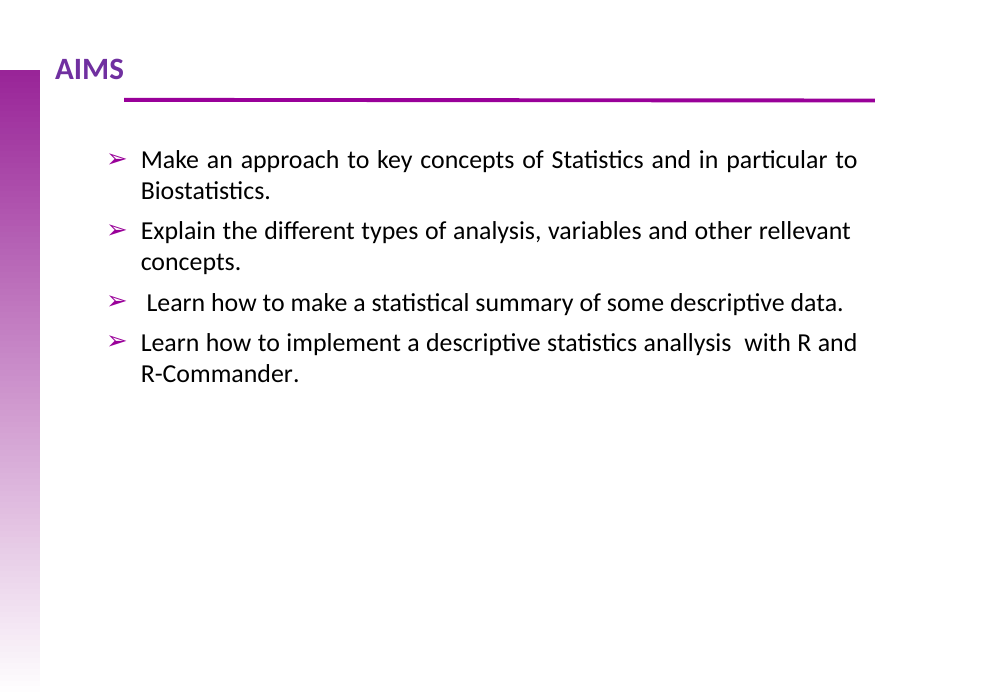
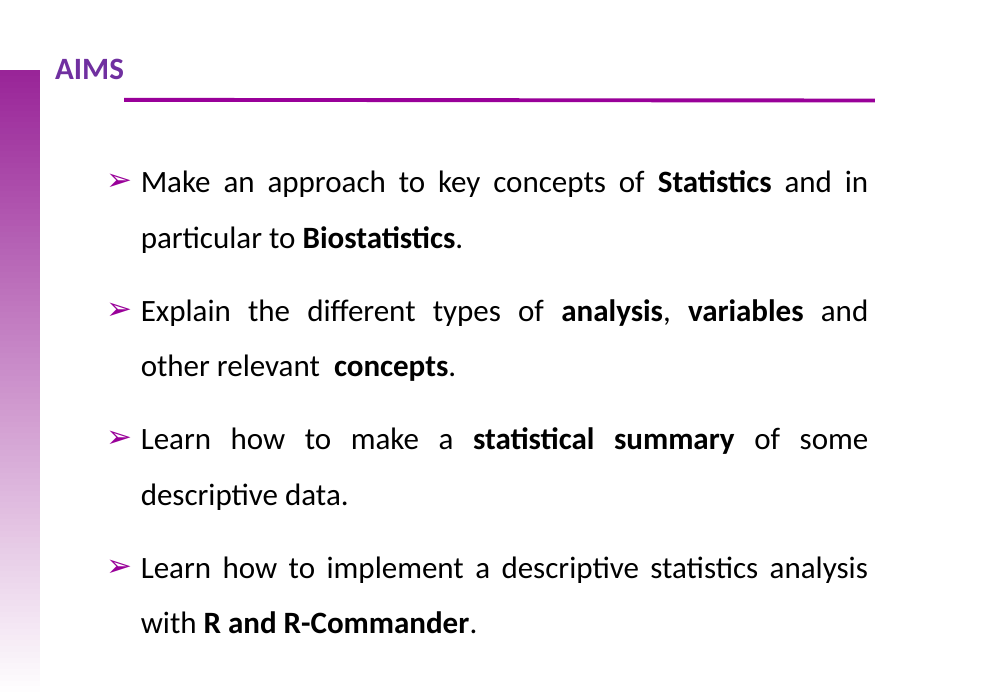
Before and after one commit to uebvhir/Course_Basic_Statistics-VHIO-2019, a slide deck: slide 2 of Sessio_2/EBB_2018_Session_2_Descriptive_analysis.ppt. Drawn at 1008x698 pixels with LibreOffice and Linux fonts; fonts in the diff are those of the drawing; background and template pictures are left out. Boxes give left, top, right and bottom in pixels: in the first picture for what was removed or moved away, otherwise in the second. Text is boxed around its words. In the diff, an @@ line names an element or a change of style, - is before the commit and + after.

```diff
--- a/Sessio_2/EBB_2018_Session_2_Descriptive_analysis.ppt
+++ b/Sessio_2/EBB_2018_Session_2_Descriptive_analysis.ppt
@@ text at (141, 170, 869, 510): size 20 to 24 pt in "Make an approach to key concepts of ...", "Learn how to make a statistical summary ..."; bold on in "Statistics Biostatistics.", "statistical summary"; line spacing 1 to 1.5; more space between paragraphs @@
@@ text at (141, 299, 868, 381): text changed; size 20 to 24 pt @@
-➢ Explain the different types of analysis, variables and other rellevant concepts.
+➢ Explain the different types of analysis, variables and other relevant concepts.
@@ text at (141, 556, 868, 634): text changed; size 20 to 24 pt @@
-➢ Learn how to implement a descriptive statistics anallysis with R and R-Commander.
+➢ Learn how to implement a descriptive statistics analysis with R and R-Commander.
```
Also in this commit, not shown: 21 other slides changed, 1 slide added, 1 slide removed, 1 other file.
